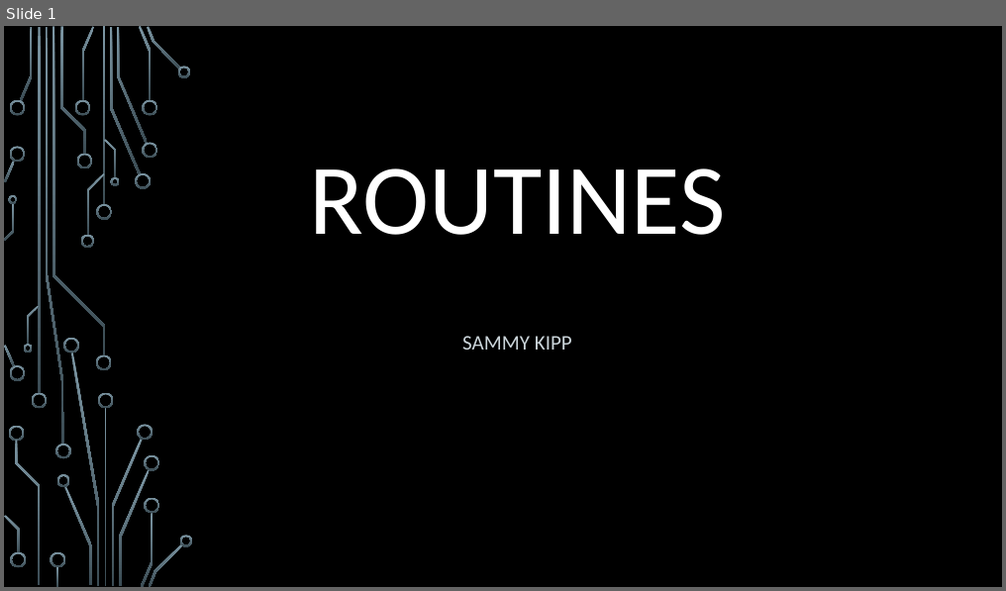
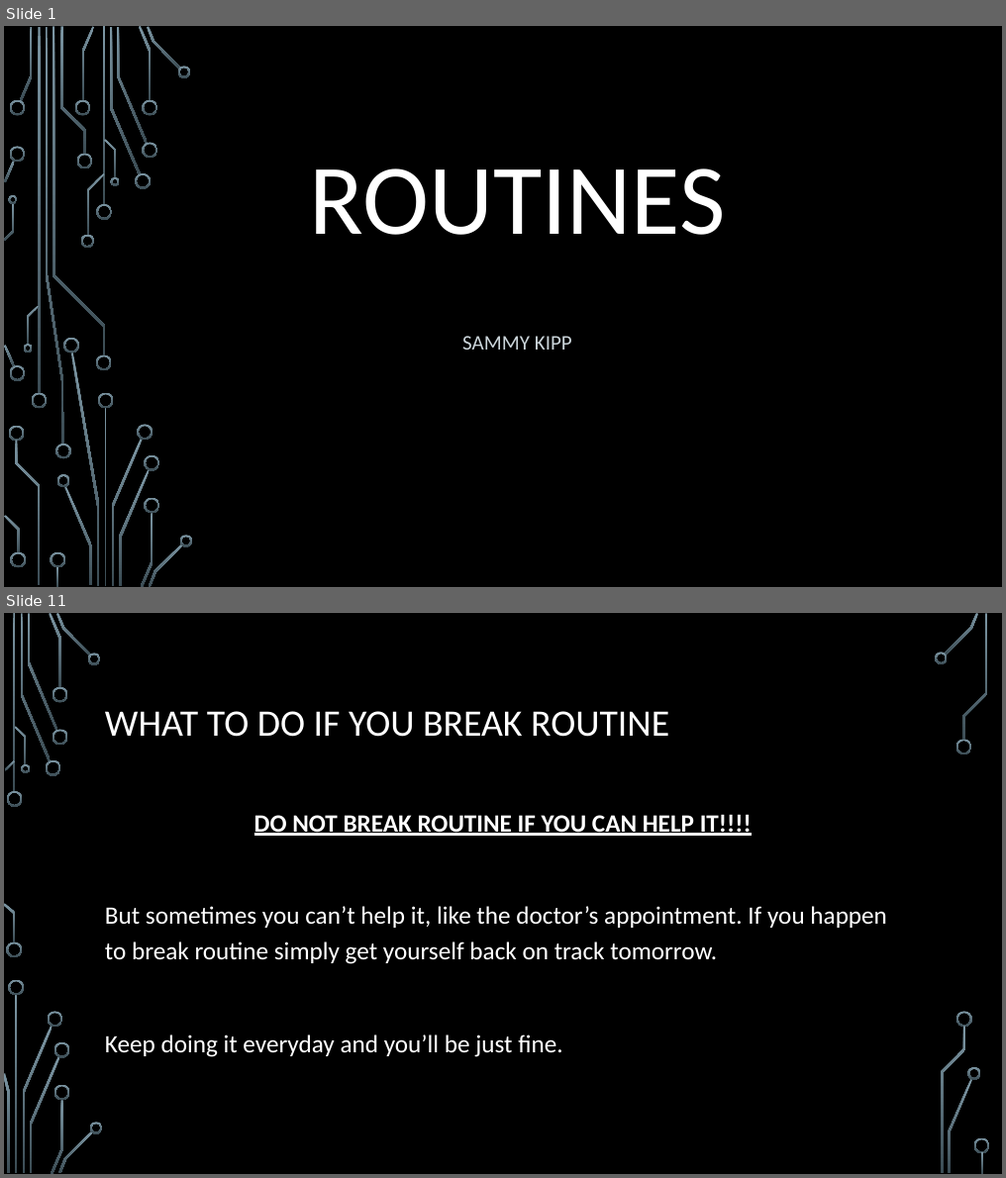
Before and after one commit to csmith1188/docpacs2122, a slide deck: docpac_mar18/Sammy Kipp/PowerPoint for Programming.pptx. Shown one above the other, each under a label of ours: slide 1 before the commit, slides 1 and 11 after it; the slides between them are not shown. The pictures are 1006x591 and 1006x1178 pixels, drawn with LibreOffice and Linux fonts; fonts in the diff are those of the drawing; background and template pictures are left out. Boxes give left, top, right and bottom in pixels: in the first picture for what was removed or moved away, otherwise in the second. Text is boxed around its words. In the diff, an @@ line names an element or a change of style, - is before the commit and + after.

```diff
--- a/docpac_mar18/Sammy Kipp/PowerPoint for Programming.pptx
+++ b/docpac_mar18/Sammy Kipp/PowerPoint for Programming.pptx
@@ slide 11 added at bbox=[4, 613, 1002, 1174], background picture (left out) @@
@@ title added at bbox=[105, 711, 669, 737], 36 pt, text #FFFFFF @@
+WHAT TO DO IF YOU BREAK ROUTINE
@@ text added at bbox=[105, 814, 887, 1058], 24 pt, text #FFFFFF @@
+DO NOT BREAK ROUTINE IF YOU CAN HELP IT!!!!
+But sometimes you can’t help it, like the doctor’s appointment. If you happen to break routine simply get yourself back on track tomorrow.
+Keep doing it everyday and you’ll be just fine.
@@ group added at bbox=[4, 613, 990, 1174]: 33 freeform shapes, 3 rectangles @@
```
Also in this commit, not shown: 7 slides changed, 6 other slides added, 3 other files.
